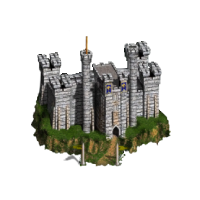
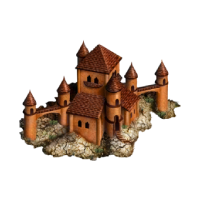
Comparing the layer stacks of the two 200 x 200 images. Changes:
added layer "Layer 7" above "Laag 7" over [19, 39, 181, 161]
hid "Layer 6" over [31, 36, 171, 167]
hid "castle" over [31, 36, 169, 164]
